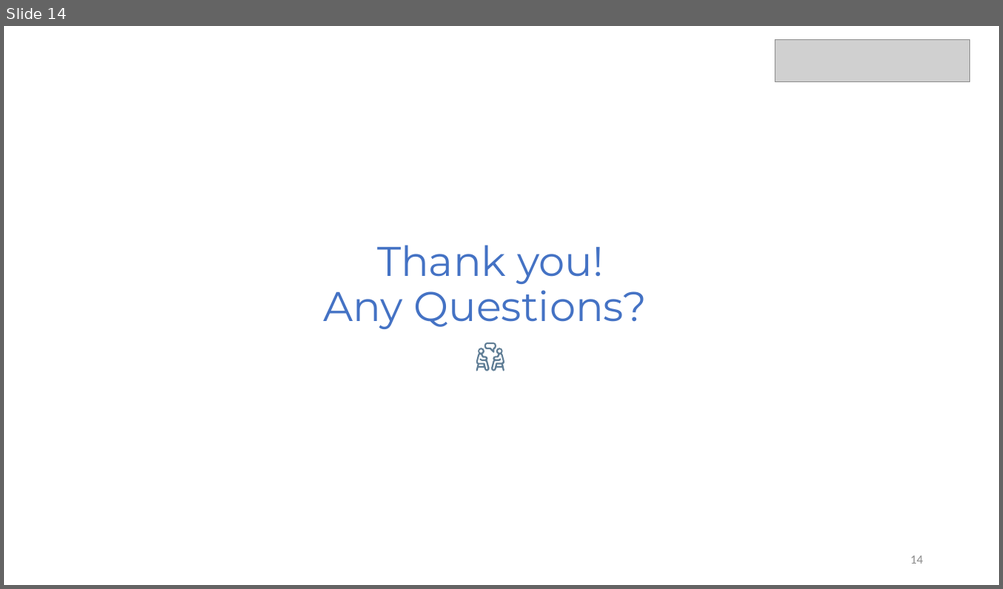
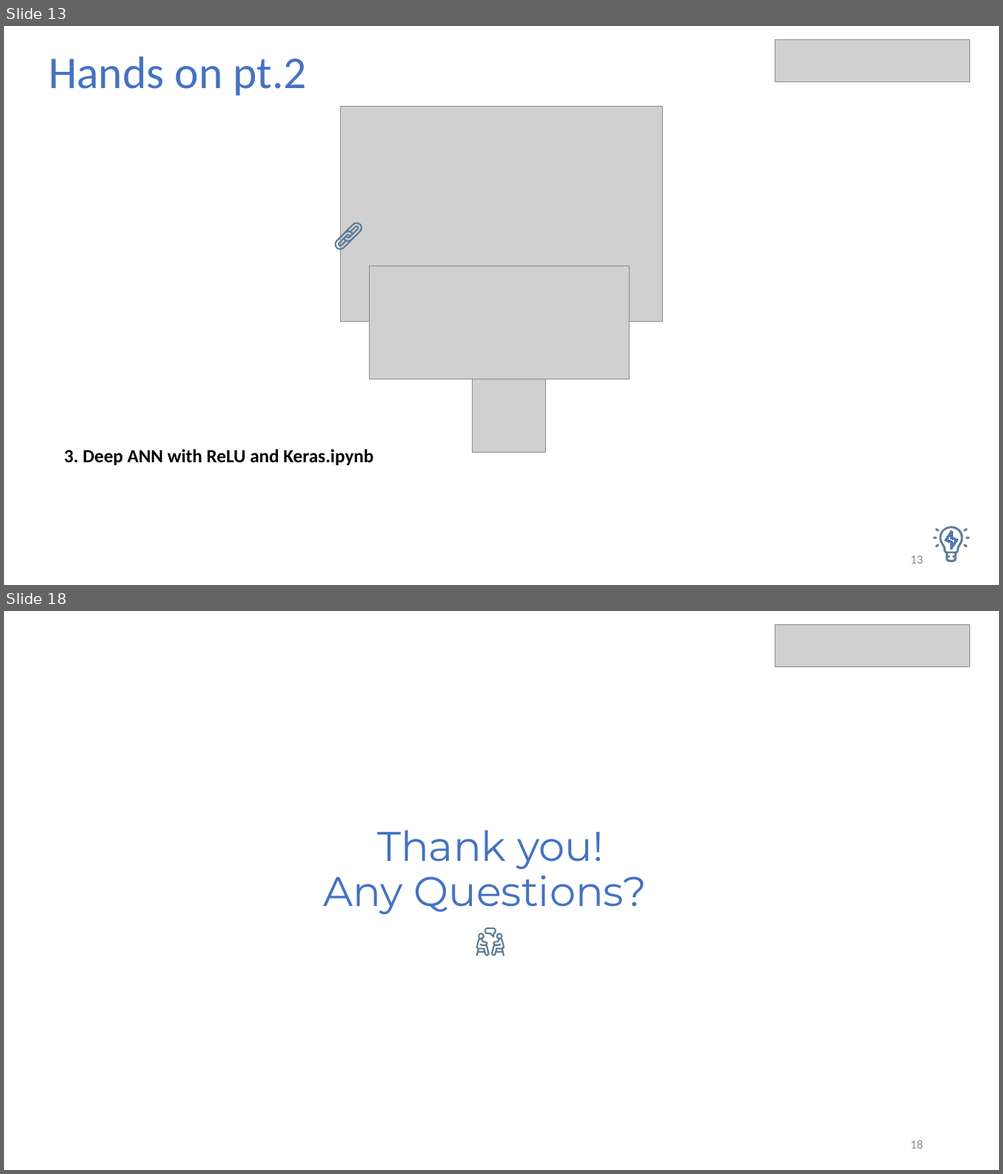
Before and after one commit to aserena7/Artificial-Neural-Networks---Parthenope-Univeristy-, a slide deck: ANN_Parthenope_19052023.pptx. Shown one above the other, each under a label of ours: slide 14 before the commit, slides 13 and 18 after it; the slides between them are not shown. The pictures are 1003x589 and 1003x1174 pixels, drawn with LibreOffice and Linux fonts; fonts in the diff are those of the drawing; grey boxes stand for pictures. Boxes give left, top, right and bottom in pixels: in the first picture for what was removed or moved away, otherwise in the second. Text is boxed around its words. In the diff, an @@ line names an element or a change of style, - is before the commit and + after.

```diff
--- a/ANN_Parthenope_19052023.pptx
+++ b/ANN_Parthenope_19052023.pptx
@@ slide 13 added at bbox=[4, 26, 999, 585], background #FFFFFF @@
@@ picture added at bbox=[776, 39, 970, 82] @@
@@ text added at bbox=[48, 56, 306, 96], 44 pt, text #4472C4 @@
+Hands on pt.2
@@ picture added at bbox=[341, 107, 663, 321] @@
@@ freeform shape added at bbox=[334, 222, 363, 249], fill #5F7D95 @@
@@ picture added at bbox=[369, 266, 629, 379] @@
@@ picture added at bbox=[472, 379, 546, 452] @@
@@ text added at bbox=[64, 449, 373, 466], 18 pt, text #000000, bold @@
+3. Deep ANN with ReLU and Keras.ipynb
@@ group added at bbox=[933, 527, 970, 562]: 8 freeform shapes @@
@@ page number added at bbox=[910, 556, 922, 564], 12 pt, text #8C8C8C @@
+13
@@ what was slide 14 is now slide 18 @@
@@ page number at bbox=[910, 1140, 922, 1149]: text changed @@
-14
+18
```
Also in this commit, not shown: 7 slides changed, 4 other slides added, 1 slide removed.
